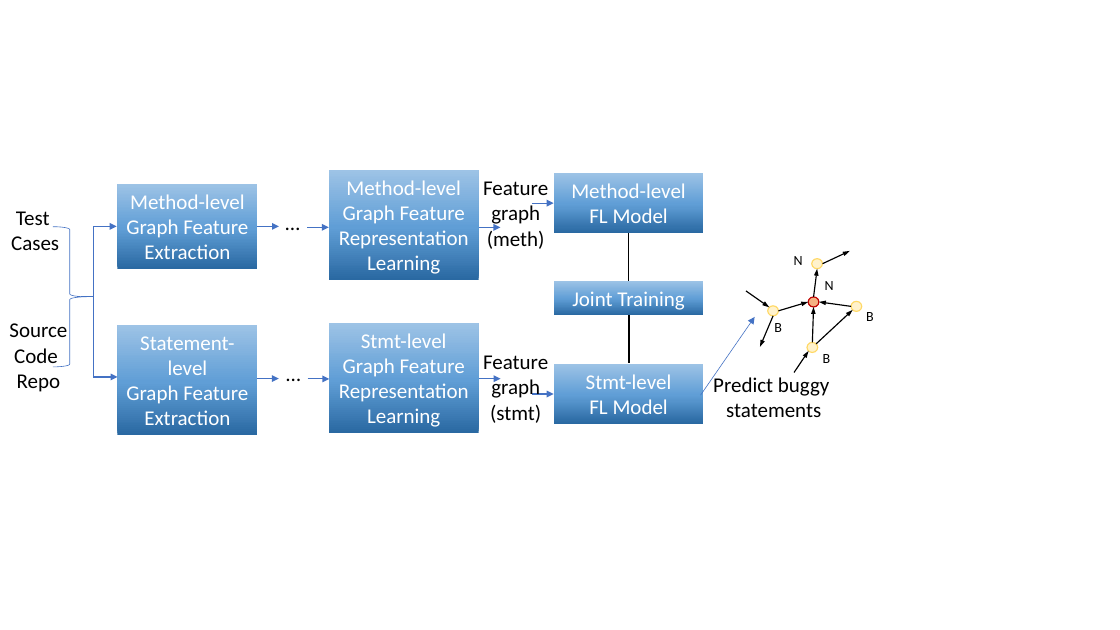
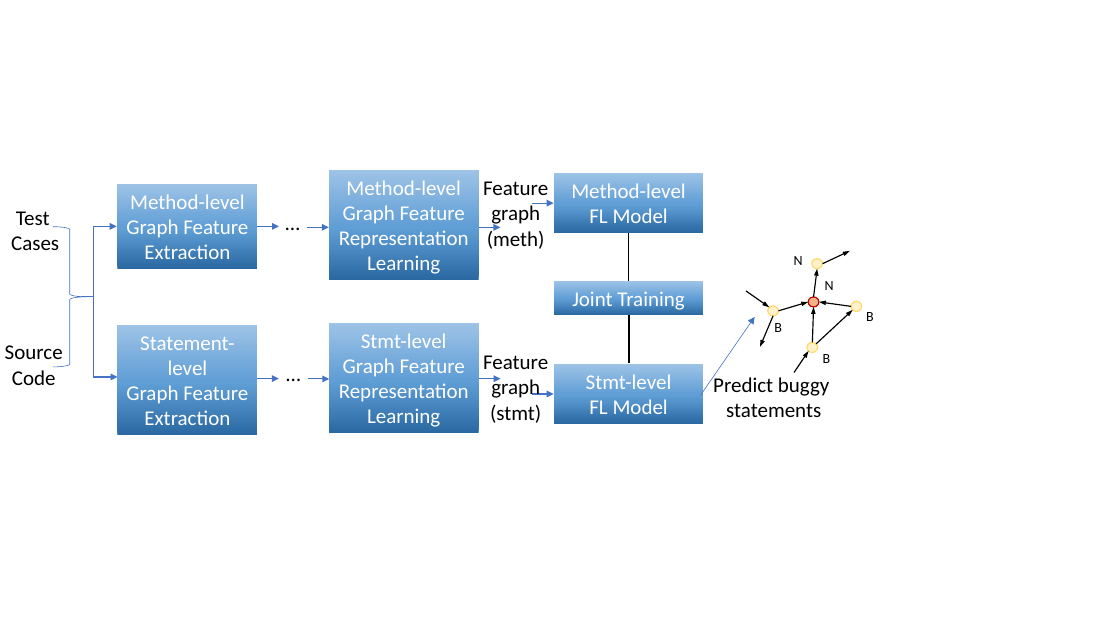
Before and after one commit to tien-n-nguyen/fixlocator, a slide deck: slide 2 of Figures.pptx. Drawn at 1120x630 pixels with LibreOffice and Linux fonts; fonts in the diff are those of the drawing. Boxes give left, top, right and bottom in pixels: in the first picture for what was removed or moved away, otherwise in the second. Text is boxed around its words. In the diff, an @@ line names an element or a change of style, - is before the commit and + after.

```diff
--- a/Figures.pptx
+++ b/Figures.pptx
@@ text "Source": place and size @@
-text "Source" at (9, 323, 67, 392)
+text "Source" at (5, 345, 63, 385)
@@ text at (17, 374, 61, 392): paragraph removed @@
-Repo
```
Also in this commit, not shown: 2 other files.
